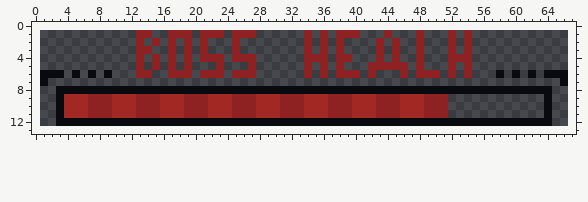
Two states of a pixel-art file, Assets/Resources/Characters/Sprites/BossHealthBar/BossHPB16.aseprite. The picture above is the old version.
66x12 pixels, 1 frame. The old version is drawn lined up with the new one, on the new canvas.
Now the later version:
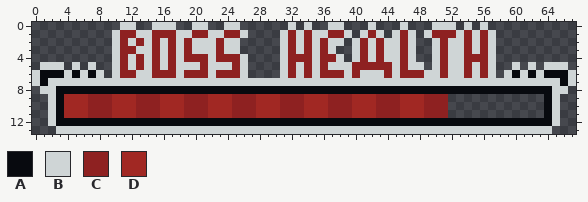
Palette (. is transparent): A #080a0f  B #cfd5d6  C #8e2121  D #a12823
What changed:
canvas 66x12 -> 68x14, the old top-left corner now at 1,1
y 0: x 11..12 .. -> BB; x 15..17 ... -> BBB; x 20..21 .. -> BB; x 24..25 .. -> BB; x 32 . -> B; x 34 . -> B; x 37..38 .. -> BB; x 42 . -> B; x 46 . -> B; x 50..52 ... -> BBB; x 54 . -> B; x 56 . -> B
y 1: x 10..16 ...CC.. -> BCCBBCC; x 18..20 CC. -> BBC; x 22..24 CC. -> BBC; x 26..27 CC -> B.; x 31..33 ... -> BCB; x 35..37 .C. -> BBC; x 39..51 CC...C...C... -> B.BCB.BCB.BCC; x 53 . -> B; x 55..57 ... -> BCB
y 2: x 10..12 ... -> BCB; x 14 . -> B; x 16 . -> B; x 18 . -> B; x 20..25 .C...C -> BBBCBB; x 31..33 ... -> BCB; x 35 . -> B; x 37..38 .C -> BB; x 40..42 ... -> BCB; x 44..48 .C..C -> BBCB.; x 50..53 ..C. -> BCBB; x 55..57 ... -> BCB
y 3: x 10..16 ...CC.. -> BCCBBCB; x 18 . -> B; x 20..25 .C...C -> BBBCBB; x 31..33 ... -> BCB; x 35 . -> B; x 37..38 .C -> B.; x 40..42 ... -> BCB; x 44..48 .C..C -> BBCB.; x 50..53 ..C. -> BCBB; x 55..57 ... -> BCB
y 4: x 10..12 ... -> BCB; x 14 . -> B; x 16 . -> B; x 18 . -> B; x 20 . -> C; x 22 C -> B; x 24 . -> C; x 26..27 CC -> B.; x 31..33 ... -> BCC; x 35 C -> B; x 37..42 .CC... -> CB.BCB; x 44..48 .C..C -> BBCB.; x 50..53 ..CC -> BCBB; x 55..57 ... -> CCB
y 5: x 1..3 ... -> BBB; x 5 . -> B; x 7 . -> B; x 10..12 ... -> BCB; x 14 . -> B; x 16 . -> B; x 18..27 .C...C...C -> BBBCBBBCB.; x 31..33 ... -> BCB; x 35 . -> B; x 37..41 .C... -> BBBCC; x 45 C -> B; x 47..48 .C -> BB; x 50..53 ..C. -> BCBB; x 55..57 ... -> BCB; x 60 . -> B; x 62 . -> B; x 64..66 ... -> BBB
y 6: x 0 . -> B; x 4 . -> B; x 6 . -> B; x 8..16 .A...CC.. -> B.BCCBBCC; x 18 C -> B; x 20 . -> C; x 22 C -> B; x 24 . -> C; x 26..27 CC -> B.; x 31..33 ... -> BCB; x 35 . -> B; x 37 . -> C; x 39 C -> B; x 41..45 .C... -> BBBCB; x 47 . -> C; x 49..53 CC.C. -> BBCBB; x 55..59 ...A. -> BCB.B; x 61 . -> B; x 63 . -> B; x 67 . -> B
y 7: x 0 . -> B; x 2..65 ................................................................ -> BBBBBBBBBBBBBBBBBBBBBBBBBBBBBBBBBBBBBBBBBBBBBBBBBBBBBBBBBBBBBBBB; x 67 . -> B
y 8: x 1..2 .. -> BB; x 65..66 .. -> BB
y 9..12: x 2 . -> B; x 65 . -> B
y 13: x 3..64 .............................................................. -> BBBBBBBBBBBBBBBBBBBBBBBBBBBBBBBBBBBBBBBBBBBBBBBBBBBBBBBBBBBBBB
